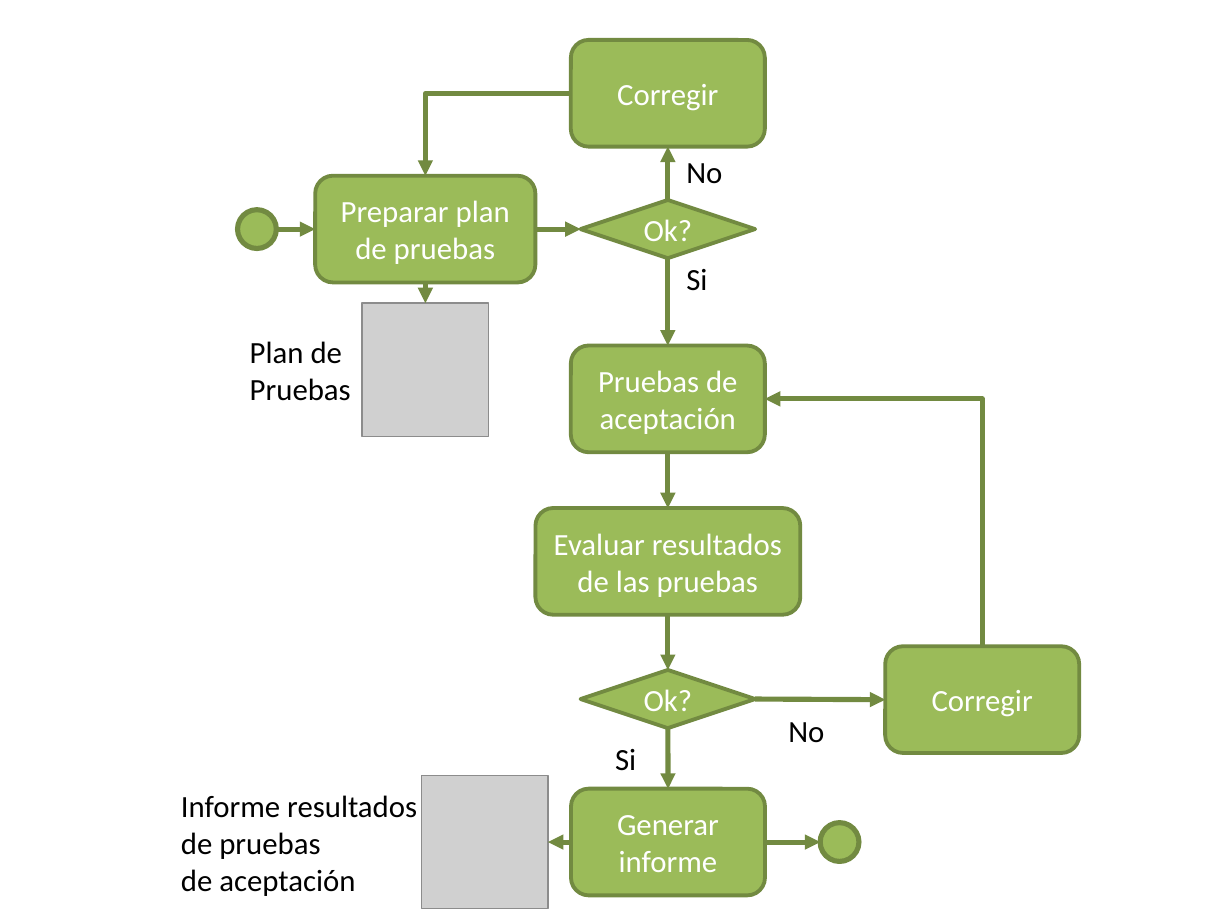
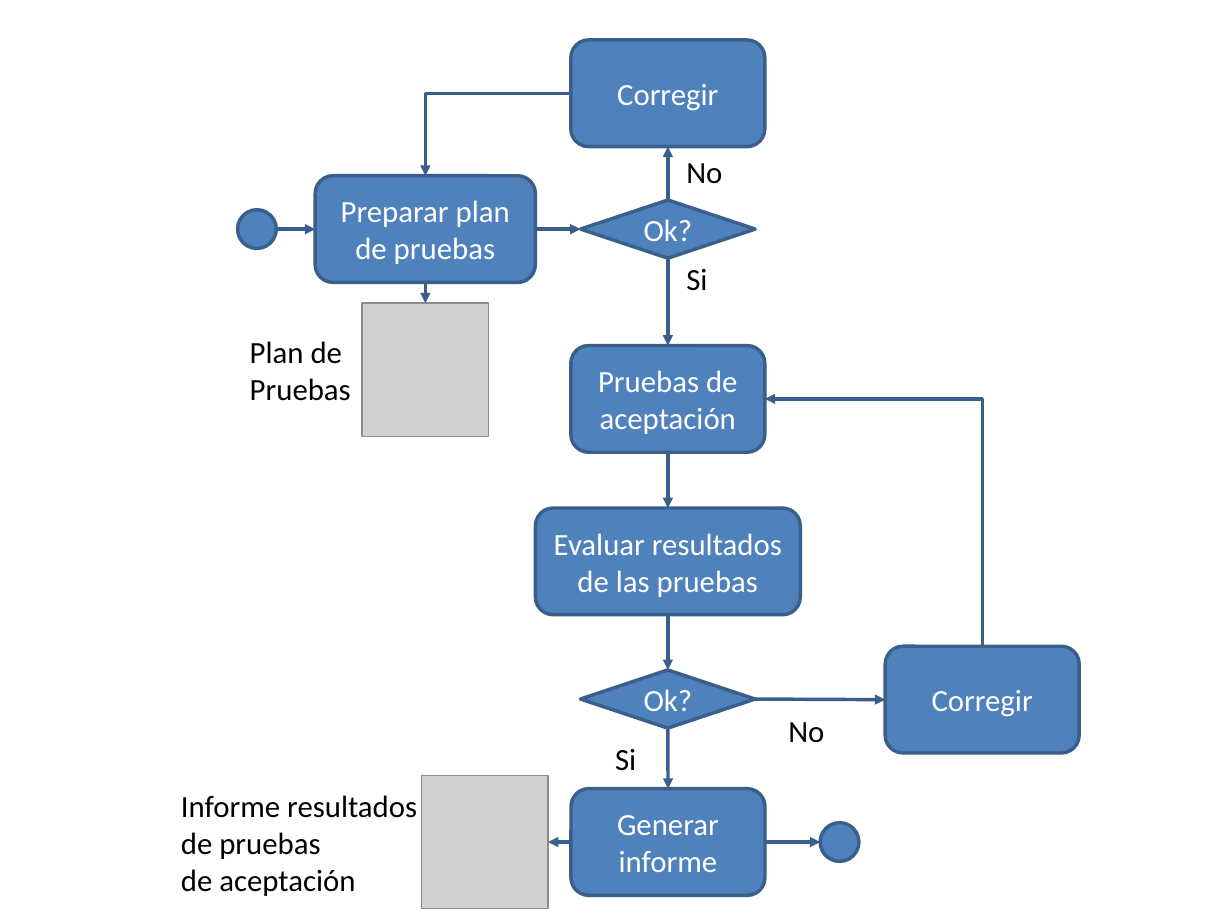
Before and after one commit to SergioCrda/TT2, a slide deck: slide 17 of Metodologia/dibujos.pptx. Drawn at 1232x924 pixels with LibreOffice and Linux fonts; fonts in the diff are those of the drawing; grey boxes stand for pictures. Boxes give left, top, right and bottom in pixels: in the first picture for what was removed or moved away, otherwise in the second. Text is boxed around its words. In the diff, an @@ line names an element or a change of style, - is before the commit and + after.

Commit message:
presentacion

```diff
--- a/Metodologia/dibujos.pptx
+++ b/Metodologia/dibujos.pptx
@@ elbow arrow (570, 94) - (425, 176): stroke #738A42 3 pt to #3A5F8C 2 pt @@
@@ arrow (668, 200) - (668, 147): stroke #738A42 3 pt to #3A5F8C 2 pt @@
@@ ellipse at (x1=238, y1=209, x2=276, y2=248): fill #9BBB59 to #4F81BD; outline #738A42 3 pt to #3A5F8C 2 pt @@
@@ arrow (276, 229) - (315, 229): stroke #738A42 3 pt to #3A5F8C 2 pt @@
@@ arrow (536, 229) - (580, 229): stroke #738A42 3 pt to #3A5F8C 2 pt @@
@@ arrow (668, 259) - (668, 346): stroke #738A42 3 pt to #3A5F8C 2 pt @@
@@ arrow (425, 282) - (425, 303): stroke #738A42 3 pt to #3A5F8C 2 pt @@
@@ elbow arrow (982, 647) - (765, 399): stroke #738A42 3 pt to #3A5F8C 2 pt @@
@@ arrow (668, 452) - (668, 508): stroke #738A42 3 pt to #3A5F8C 2 pt @@
@@ arrow (668, 615) - (668, 670): stroke #738A42 3 pt to #3A5F8C 2 pt @@
@@ arrow (755, 699) - (886, 700): stroke #738A42 3 pt to #3A5F8C 2 pt @@
@@ arrow (668, 728) - (668, 788): stroke #738A42 3 pt to #3A5F8C 2 pt @@
@@ fill #9BBB59 to #4F81BD; outline #738A42 2.25 pt to #3A5F8C 2 pt in 8 elements at (x1=315, y1=176, x2=536, y2=283), (x1=570, y1=39, x2=764, y2=147), (x1=580, y1=200, x2=755, y2=257), (x1=570, y1=346, x2=764, y2=453), (x1=536, y1=508, x2=801, y2=615), (x1=580, y1=670, x2=755, y2=728), (x1=886, y1=647, x2=1079, y2=754), (x1=570, y1=788, x2=764, y2=896) @@
@@ ellipse at (x1=821, y1=823, x2=859, y2=861): fill #9BBB59 to #4F81BD; outline #738A42 3 pt to #3A5F8C 2 pt @@
@@ arrow (570, 843) - (548, 843): stroke #738A42 3 pt to #3A5F8C 2 pt @@
@@ arrow (765, 843) - (821, 843): stroke #738A42 3 pt to #3A5F8C 2 pt @@
```
